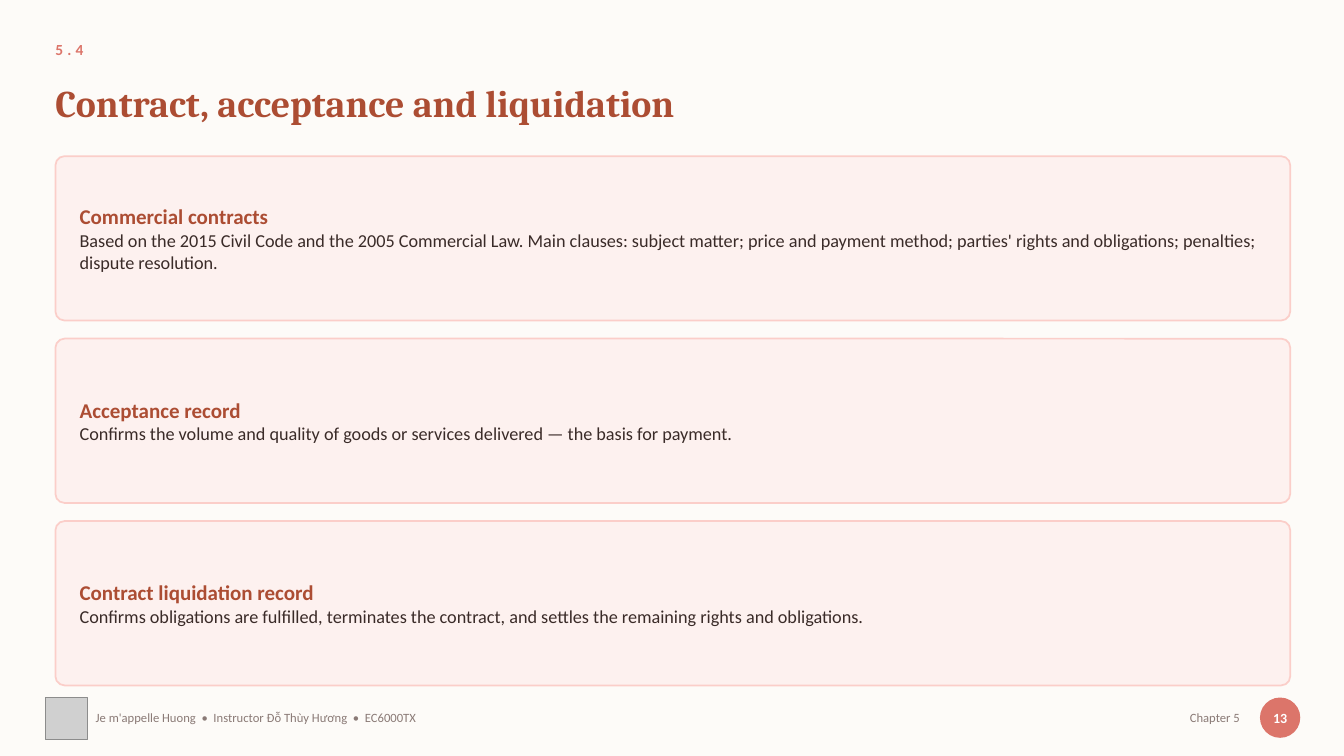
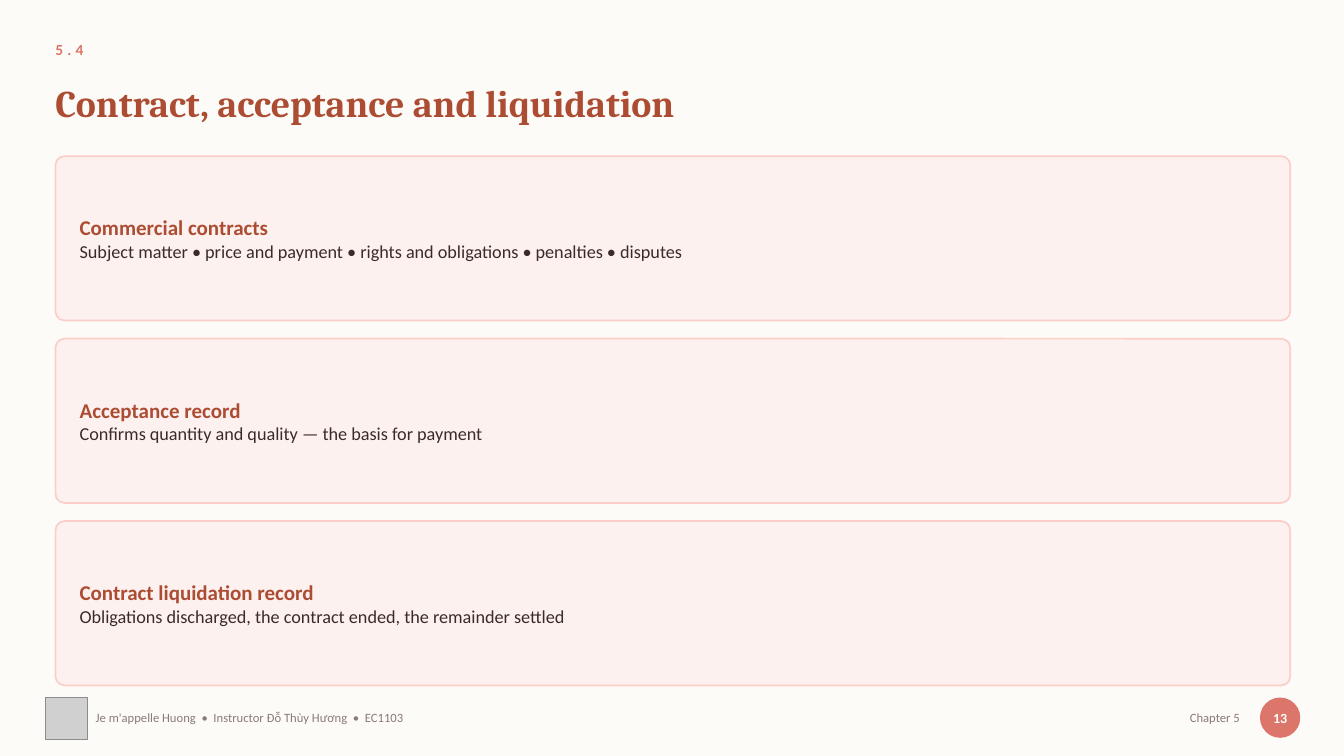
Before and after one commit to thuyhuongctu/ComDraft, a slide deck: slide 17 of slides/05-soan-thao-van-ban.en.pptx. Drawn at 1344x756 pixels with LibreOffice and Linux fonts; fonts in the diff are those of the drawing; grey boxes stand for pictures. Boxes give left, top, right and bottom in pixels: in the first picture for what was removed or moved away, otherwise in the second. Text is boxed around its words. In the diff, an @@ line names an element or a change of style, - is before the commit and + after.

```diff
--- a/slides/05-soan-thao-van-ban.en.pptx
+++ b/slides/05-soan-thao-van-ban.en.pptx
@@ text at (x1=80, y1=245, x2=682, y2=261): text changed @@
-Based on the 2015 Civil Code and the 2005 Commercial Law. Main clauses: subject matter; price and payment method; parties' rights and obligations; penalties; dispute resolution.
+Subject matter • price and payment • rights and obligations • penalties • disputes
@@ text at (x1=80, y1=427, x2=482, y2=443): text changed @@
-Confirms the volume and quality of goods or services delivered — the basis for payment.
+Confirms quantity and quality — the basis for payment
@@ text at (x1=80, y1=610, x2=564, y2=626): text changed @@
-Confirms obligations are fulfilled, terminates the contract, and settles the remaining rights and obligations.
+Obligations discharged, the contract ended, the remainder settled
@@ text at (x1=96, y1=712, x2=403, y2=724): text changed @@
-Je m'appelle Huong • Instructor Đỗ Thùy Hương • EC6000TX
+Je m'appelle Huong • Instructor Đỗ Thùy Hương • EC1103
```
Also in this commit, not shown: 20 other slides changed, 42 other files.
